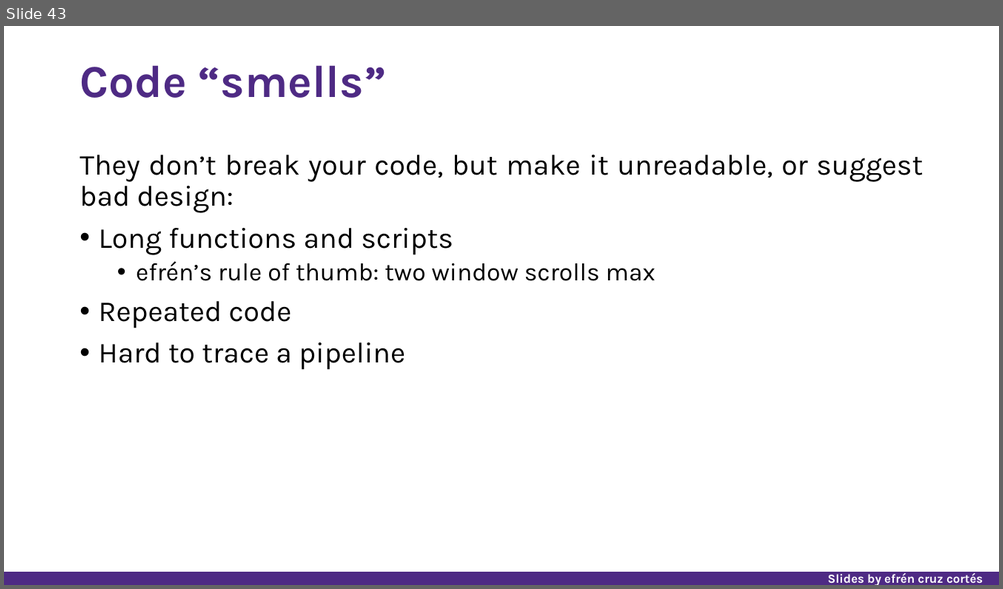
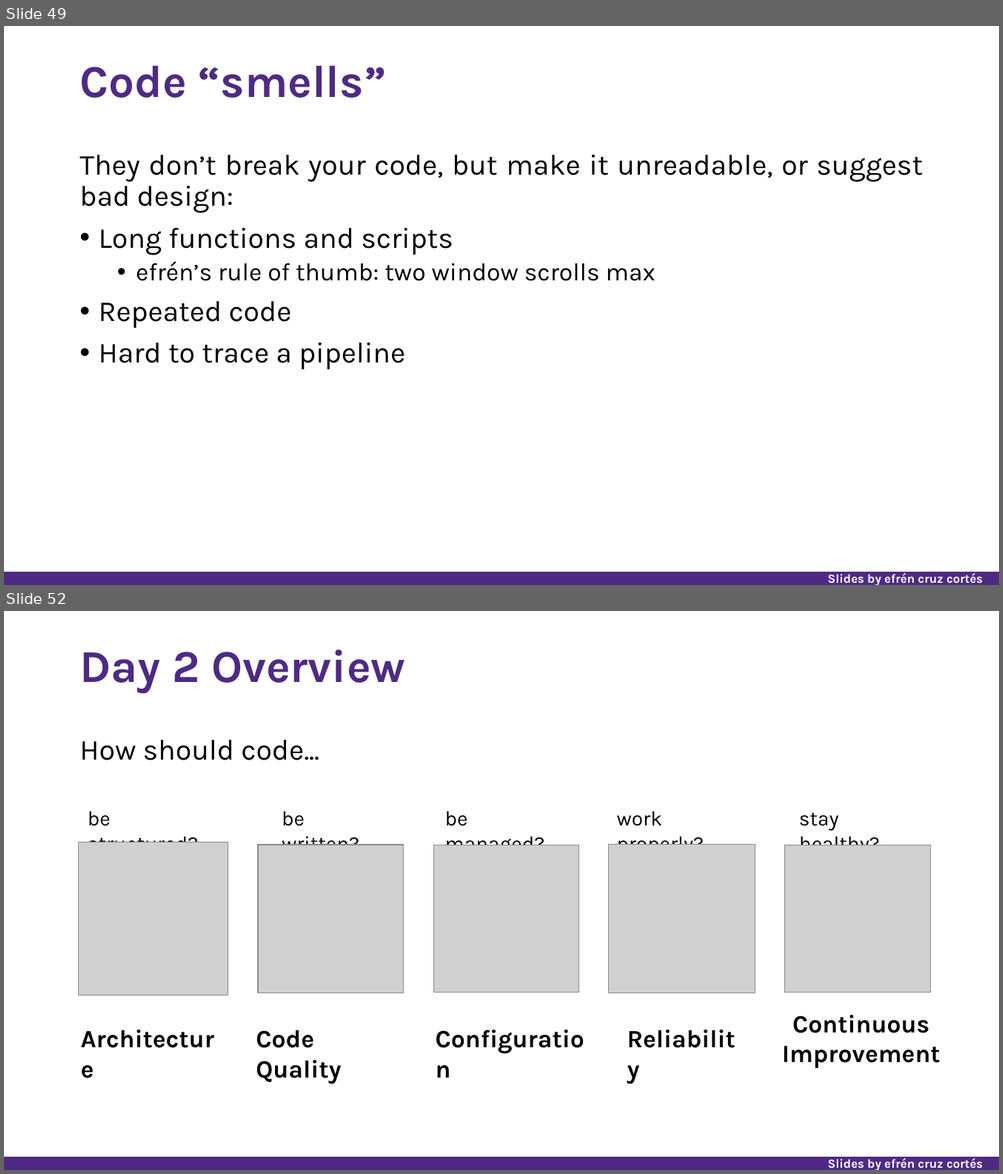
Before and after one commit to nuitrcs/researchers_guide_to_code_organization, a slide deck: researchers_guide_to_code_organization_day_2.pptx. Shown one above the other, each under a label of ours: slide 43 before the commit, slides 49 and 52 after it; the slides between them are not shown. The pictures are 1003x589 and 1003x1174 pixels, drawn with LibreOffice and Linux fonts; fonts in the diff are those of the drawing; grey boxes stand for pictures. Boxes give left, top, right and bottom in pixels: in the first picture for what was removed or moved away, otherwise in the second. Text is boxed around its words. In the diff, an @@ line names an element or a change of style, - is before the commit and + after.

```diff
--- a/researchers_guide_to_code_organization_day_2.pptx
+++ b/researchers_guide_to_code_organization_day_2.pptx
@@ slide 52 added at box(4, 611, 999, 1170), background #FFFFFF; not listed: 2 template elements that a slide beside it also shows @@
@@ title added at box(79, 649, 405, 693), 44 pt, text #4E2A84, bold @@
+Day 2 Overview
@@ text added at box(79, 740, 319, 760), 28 pt, text #000000 @@
+How should code...
@@ text added at box(88, 812, 198, 843), 20 pt, text #000000 @@
+be structured?
@@ text added at box(282, 812, 359, 846), 20 pt, text #000000 @@
+be written?
@@ text added at box(445, 812, 545, 846), 20 pt, text #000000 @@
+be managed?
@@ text added at box(617, 812, 704, 845), 20 pt, text #000000 @@
+work properly?
@@ text added at box(799, 813, 879, 846), 20 pt, text #000000 @@
+stay healthy?
@@ picture added at box(78, 843, 227, 995) @@
@@ picture added at box(258, 845, 403, 993) @@
@@ picture added at box(434, 846, 578, 993) @@
@@ picture added at box(609, 845, 754, 993) @@
@@ picture added at box(785, 846, 930, 992) @@
@@ text added at box(74, 1020, 231, 1057), 24 pt, text #000000, bold @@
+Architecture
@@ text added at box(256, 1031, 341, 1084), 24 pt, text #000000, bold @@
+Code Quality
@@ text added at box(428, 1020, 599, 1057), 24 pt, text #000000, bold @@
+Configuration
@@ text added at box(620, 1020, 749, 1057), 24 pt, text #000000, bold @@
+Reliability
@@ text added at box(782, 1015, 940, 1068), 24 pt, text #000000, bold @@
+Continuous Improvement
@@ what was slide 43 is now slide 49 @@
```
Also in this commit, not shown: 1 slide changed, 10 other slides added, 2 other files.
